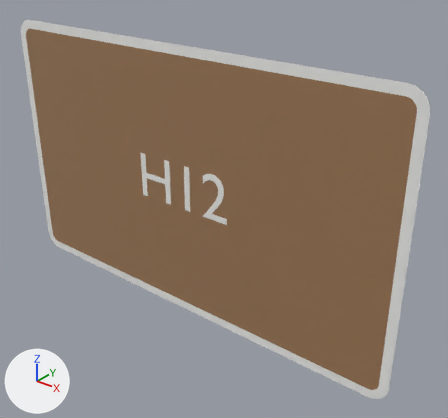
The glTF model panneaux/20_H_tourisme_culture/H12.glb: old version first, new version second.
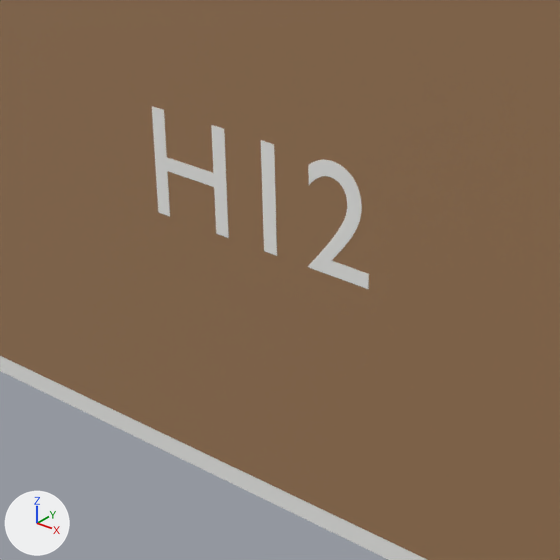
Old and new are each drawn whole from a 50 mm lens placed at (0.814, -0.876, 0.532), pointed at (0.081, 0.041, -0.036) and again close up on the part from 18% to 68% of the width and 26% to 80% of the height. Arrows for +X, +Y and +Z are at lower left; the lights stay in place. The first two pictures are the older version. Where no turn or scale is listed for an object, it has been applied to the vertices. Vertices at exactly the same position are counted once.

Script lines for the objects in view, before the commit:
```python
me_cadre_280 = bpy.data.meshes.new('cadre.280')
me_cadre_280.from_pydata(...)  # 48 vertices, 92 faces; spans x -0.5..0.5, y 0.0, z -0.3..0.3
me_cadre_280.materials.append(mat_blanc_retro)  # white #f3f3f1
me_fond_280 = bpy.data.meshes.new('fond.280')
me_fond_280.from_pydata(...)  # 48 vertices, 92 faces; spans x -0.48..0.48, y 0.0, z -0.28..0.28
me_fond_280.materials.append(mat_marron_panneau)  # brown #a07c59
me_t_483 = bpy.data.meshes.new('t.483')
me_t_483.from_pydata(...)  # 210 vertices, 408 faces; spans x -0.116..0.122, y 0.0, z -0.044..0.057
me_t_483.materials.append(mat_blanc_retro)  # white #f3f3f1
ob_h12_cadre00 = bpy.data.objects.new('H12_cadre00', me_cadre_280)
ob_h12_cadre00.location = (0.0, -0.0015, 0.0)
ob_h12_fond01 = bpy.data.objects.new('H12_fond01', me_fond_280)
ob_h12_fond01.location = (0.0, -0.0019, 0.0)
ob_h12_txt02 = bpy.data.objects.new('H12_txt02', me_t_483)
ob_h12_txt02.location = (0.0, -0.0023, 0.0)
```
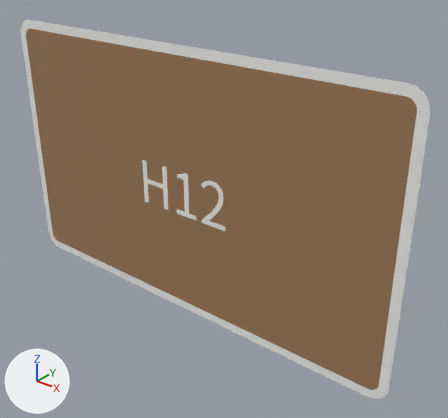
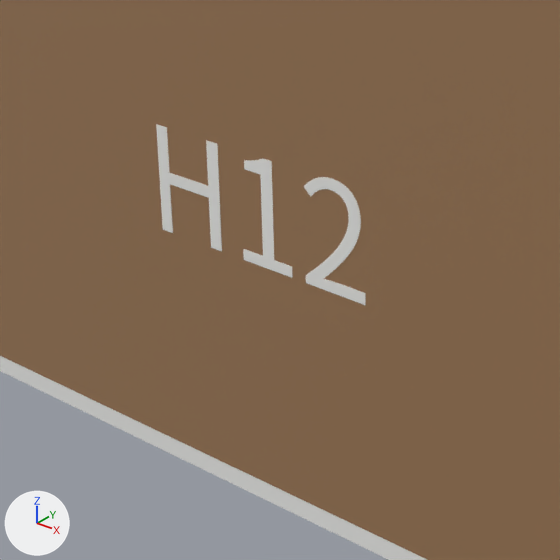
Patch to the scene script:
```diff
--- a/panneaux/20_H_tourisme_culture/H12.glb.py
+++ b/panneaux/20_H_tourisme_culture/H12.glb.py
@@ me_t_483 @@
 # used by ob_h12_txt02; location = (0.0, -0.0023, 0.0)
-me_t_483.from_pydata(...)  # 210 vertices, 408 faces; spans x -0.116..0.122, y 0.0, z -0.044..0.057
+me_t_483.from_pydata(...)  # 246 vertices, 480 faces; spans x -0.112..0.119, y 0.0, z -0.059..0.042
+# me_t_483 part 1: the loose piece of 24 vertices spanning x -0.116..-0.031, y 0.0, z -0.044..0.056 is rebuilt with 24 vertices and now spans x -0.112..-0.04, y 0.0, z -0.059..0.041
+# me_t_483 part 2: a new loose piece of 44 vertices spanning x -0.014..0.041, y 0.0, z -0.059..0.041, in mat_blanc_retro (white #f3f3f1)
+# me_t_483 part 3: 184 vertices removed from x 0.01..0.122, y 0.0, z -0.044..0.057; 176 vertices added at x 0.055..0.119, y 0.0, z -0.059..0.042
 me_t_483.materials.append(mat_blanc_retro)
```

Boxes [x1, y1, x2, y2] around the edits, measured in the close-ups (560 x 560 px; the box of a moved part takes in the faces that stretch with it):
'H12_txt02', reshaped
    before: [152, 106, 369, 289]
    after: [156, 124, 366, 305]
part 1 of me_t_483, rebuilt (14% narrower)
    before: [152, 106, 229, 238]
    after: [156, 124, 222, 251]
part 2 of me_t_483, added
    after: [243, 158, 293, 278]
part 3 of me_t_483, moved or reshaped
    before: [261, 140, 369, 289]
    after: [304, 177, 366, 305]
